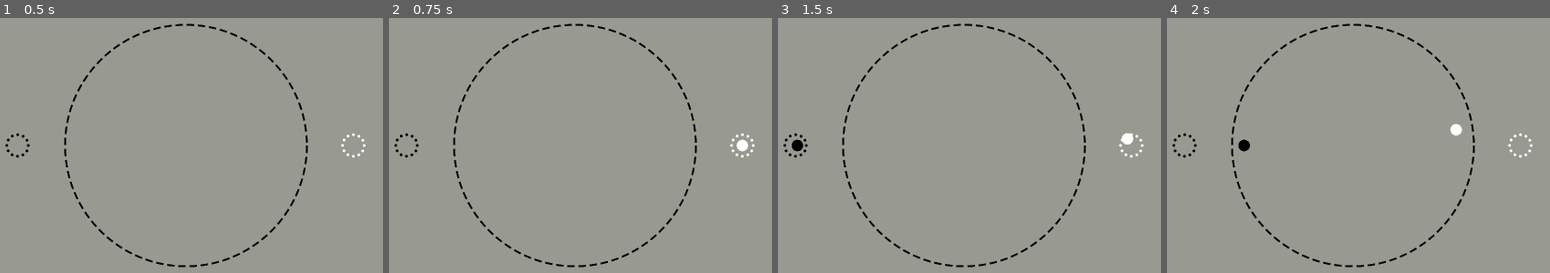
Above: before the commit, frames 1-4 (left to right).
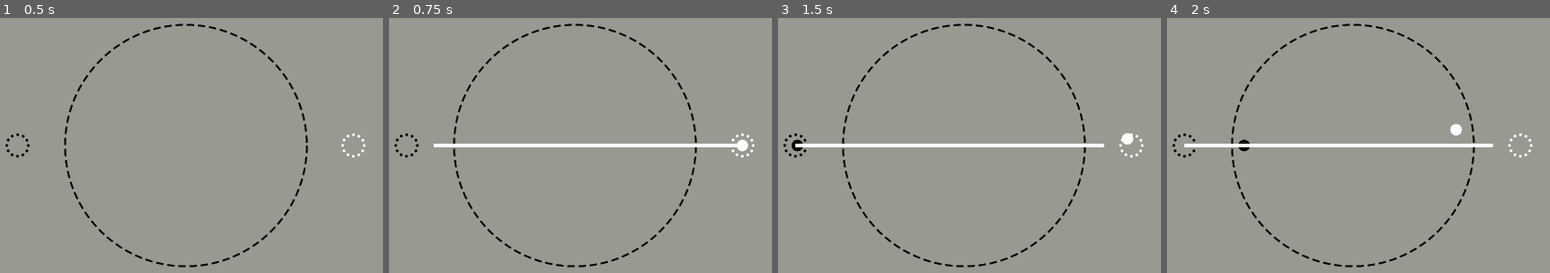
Above: after the commit, the same moments.

Repository: aeriab/Orbital_Go
Game: Godot game, scene res://game.tscn
Two runs of this game, one before a commit and one after it. Both use one fixed random seed, a clock stepped at 60 frames per second and the inputs below.
Inputs (mouse positions are in pixels of both pictures, inside the frame that each line leads up to):
- Up to frame 1 (0.5 s): no input
- Up to frame 2 (0.75 s): tap Enter at 0.5 s; move the mouse to (733, 125) at 0.52 s; press the mouse at (733, 125) at 0.53 s
- Up to frame 3 (1.5 s): tap Space at 1.25 s; move the mouse to (816, 165) at 1.27 s; release the mouse at (816, 165) at 1.28 s; click (816, 165) at 1.35 s
- Up to frame 4 (2 s): no input

Frame 1 is identical in both runs. In frame 2, 1.1% of the frame differs, in the area x 11-91%, y 49-51%; in frame 3, 1.2%, in the area x 4-86%, y 49-51%; in frame 4, 1.2%.
Error before the commit: Cannot call method 'clear_points' on a null value. (res://trajectory_trace_handler.gd:8)

Commit message:
trace maed, not accurate

Diff:
--- a/ball_piece/ball_piece.gd
+++ b/ball_piece/ball_piece.gd
@@ -1,3 +1,4 @@
+class_name Stone
 extends RigidBody2D
 
 
@@ -29,11 +30,11 @@
 
 
 
-func stone_acceleration() -> Vector2:
-	return global_position.direction_to(Vector2.ZERO) * Global.gravity * 100
+func stone_acceleration(pos: Vector2) -> Vector2:
+	return pos.direction_to(Vector2.ZERO) * Global.gravity * 100
 
 func _physics_process(_delta: float) -> void:
-	apply_central_force(stone_acceleration())
+	apply_central_force(stone_acceleration(global_position))
 
 
 func _on_body_entered(body):
--- a/game.tscn
+++ b/game.tscn
@@ -30,8 +30,11 @@
 launch_power_multiplier = 1.0
 trajectory_trace_handler = NodePath("../TrajectoryTraceHandler")
 
-[node name="TrajectoryTraceHandler" type="Node2D" parent="."]
+[node name="TrajectoryTraceHandler" type="Node2D" parent="." node_paths=PackedStringArray("trajectory_line")]
 script = ExtResource("4_fc0e3")
+trajectory_line = NodePath("Line2D")
+
+[node name="Line2D" type="Line2D" parent="TrajectoryTraceHandler"]
 
 [node name="BlackStartLocation" type="Node2D" parent="."]
 position = Vector2(-434.768, 0)
--- a/input_handler.gd
+++ b/input_handler.gd
@@ -17,7 +17,7 @@
 
 func _process(_delta):
 	if is_dragging:
-		trajectory_trace_handler.update_trajectory(ball.global_position, launch_vector())
+		trajectory_trace_handler.update_trajectory(ball, launch_vector())
 
 func launch_vector() -> Vector2:
 	return launch_power_multiplier * (Vector2(-get_global_mouse_position().x + launch_point.x,-get_global_mouse_position().y + launch_point.y))
--- a/project.godot
+++ b/project.godot
@@ -10,7 +10,7 @@
 
 [application]
 
-config/name="Four-Body-Problem"
+config/name="Orbital_Go"
 run/main_scene="uid://b8pt6dxfyal5k"
 config/features=PackedStringArray("4.5", "GL Compatibility")
 config/icon="res://icon.svg"
--- a/trajectory_trace_handler.gd
+++ b/trajectory_trace_handler.gd
@@ -4,10 +4,10 @@
 var time_step: float = 0.05
 var max_steps: int = 30
 
-func update_trajectory(start_position: Vector2, start_velocity: Vector2):
+func update_trajectory(ball: Stone, start_velocity: Vector2):
 	trajectory_line.clear_points()
 
-	var pos = start_position
+	var pos = ball.global_position
 	var vel = start_velocity
 
 	for i in max_steps:
@@ -16,7 +16,7 @@
 		# Same force as your ball: direction toward origin * gravity * 100
 		# F = direction_to_center * Global.gravity * 100
 		# For a RigidBody2D with mass 1, acceleration = force
-		var accel = pos.direction_to(Vector2.ZERO) * Global.gravity * 100
+		var accel = ball.stone_acceleration(pos)
 
 		# Euler integration
 		vel += accel * time_step
